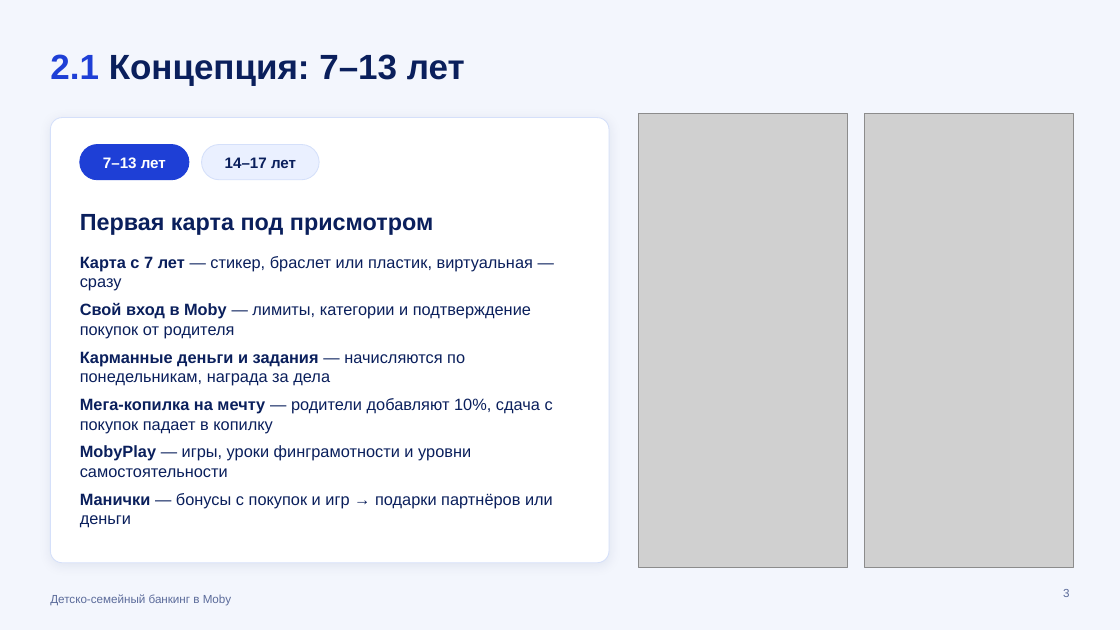
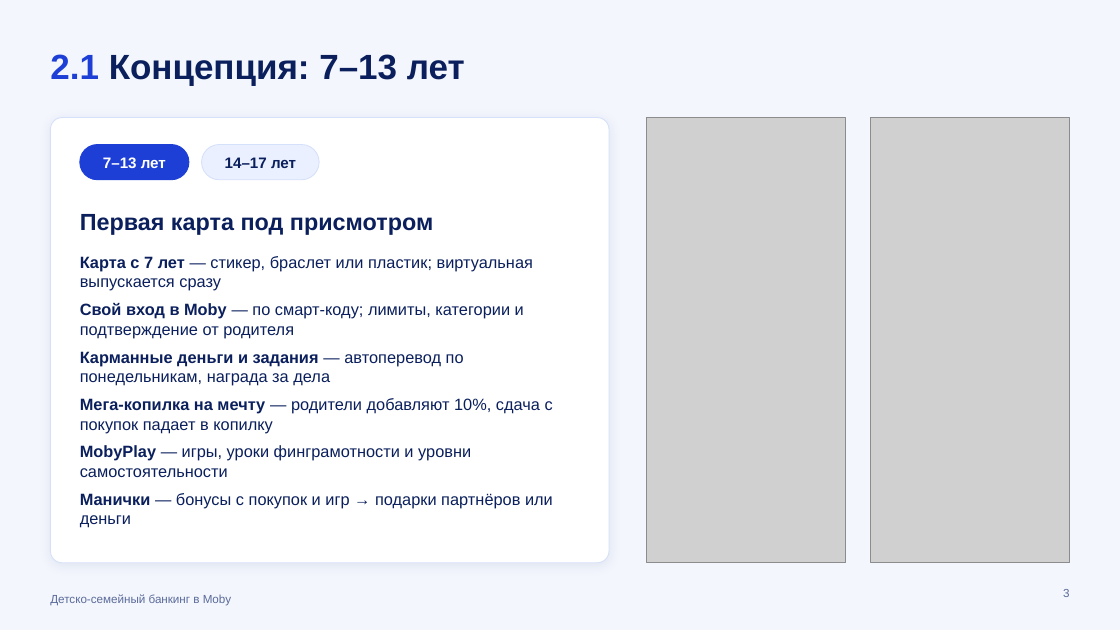
Before and after one commit to kvasiuum/hackatonmtbank, a slide deck: slide 3 of presentation/Moby_Семья_презентация.pptx. Drawn at 1120x630 pixels with LibreOffice and Linux fonts; fonts in the diff are those of the drawing; grey boxes stand for pictures. Boxes give left, top, right and bottom in pixels: in the first picture for what was removed or moved away, otherwise in the second. Text is boxed around its words. In the diff, an @@ line names an element or a change of style, - is before the commit and + after.

```diff
--- a/presentation/Moby_Семья_презентация.pptx
+++ b/presentation/Moby_Семья_презентация.pptx
@@ picture: place and size @@
-picture at <box>639,113,848,567</box>
+picture at <box>646,118,845,563</box>
@@ picture: place and size @@
-picture at <box>865,113,1074,567</box>
+picture at <box>870,118,1070,563</box>
@@ text at <box>80,256,533,386</box>: text changed @@
-• Карта с 7 лет — стикер, браслет или пластик, виртуальная — сразу
-• Свой вход в Moby — лимиты, категории и подтверждение покупок от родителя
-• Карманные деньги и задания — начисляются по понедельникам, награда за дела
+• Карта с 7 лет — стикер, браслет или пластик; виртуальная выпускается сразу
+• Свой вход в Moby — по смарт-коду; лимиты, категории и подтверждение от родителя
+• Карманные деньги и задания — автоперевод по понедельникам, награда за дела
```
Also in this commit, not shown: 9 other slides changed, 8 slides added, 3 slides removed, 10 other files.
